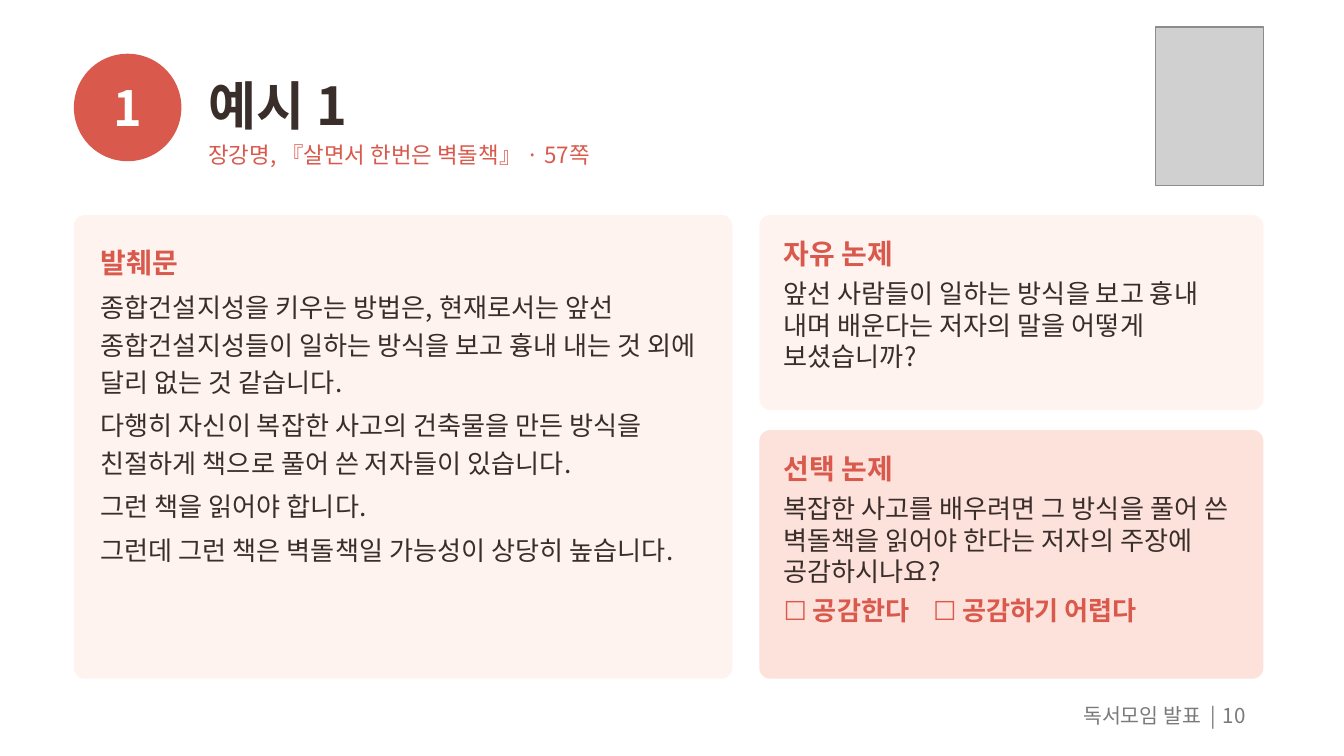
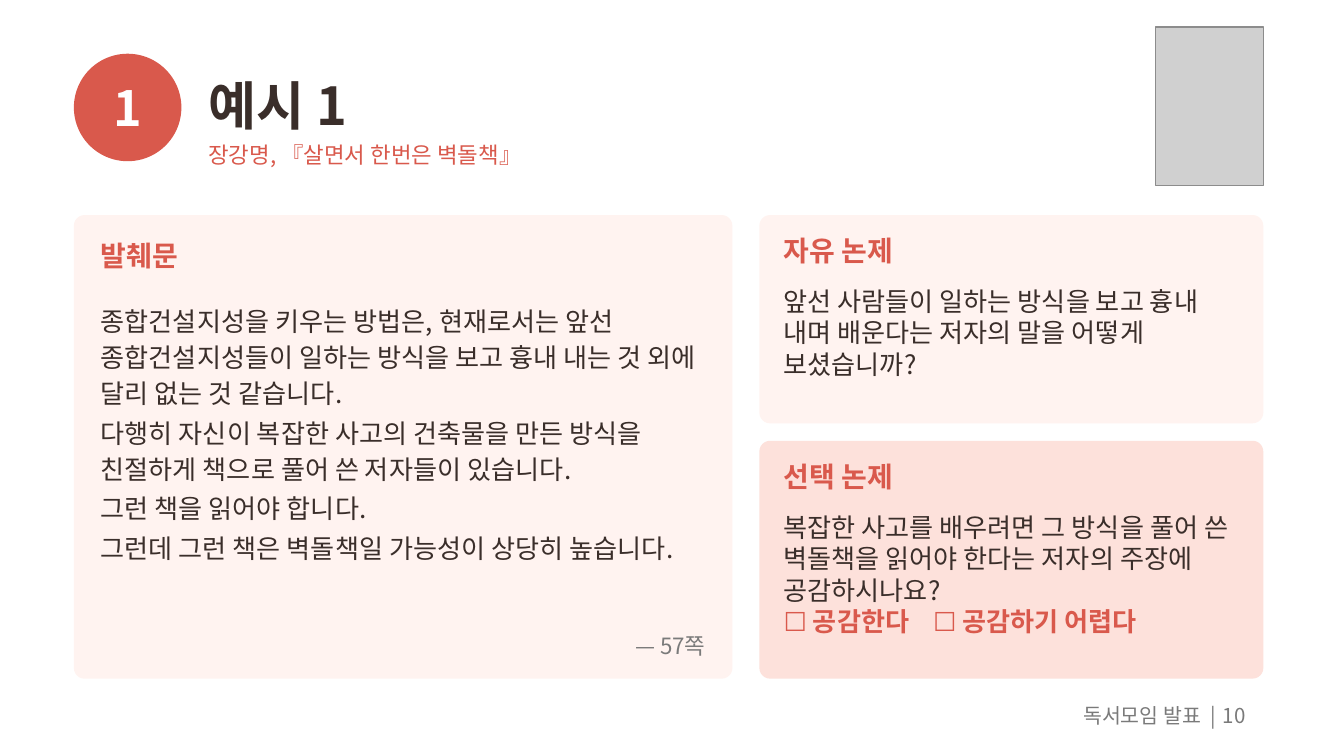
Before and after one commit to outis-books/bookclub, a slide deck: slide 10 of question-reading/question-reading.pptx. Drawn at 1344x756 pixels with LibreOffice and Linux fonts; fonts in the diff are those of the drawing; grey boxes stand for pictures. Boxes give left, top, right and bottom in pixels: in the first picture for what was removed or moved away, otherwise in the second. Text is boxed around its words. In the diff, an @@ line names an element or a change of style, - is before the commit and + after.

```diff
--- a/question-reading/question-reading.pptx
+++ b/question-reading/question-reading.pptx
@@ text at bbox=[208, 144, 521, 167]: text changed @@
-장강명, 『살면서 한번은 벽돌책』 · 57쪽
+장강명, 『살면서 한번은 벽돌책』
@@ text "발췌문" at bbox=[101, 242, 695, 560]: line spacing 1.2 to 1.15; less space between paragraphs @@
@@ rounded rectangle at bbox=[759, 215, 1263, 423]: proportions changed @@
@@ rounded rectangle: place and size @@
-rounded rectangle at bbox=[759, 215, 1263, 410]
+rounded rectangle at bbox=[759, 215, 1263, 423]
@@ text "자유 논제" at bbox=[784, 237, 1198, 376]: less space between paragraphs @@
@@ rounded rectangle: place and size @@
-rounded rectangle at bbox=[759, 430, 1263, 679]
+rounded rectangle at bbox=[759, 441, 1263, 679]
@@ rounded rectangle at bbox=[759, 441, 1263, 679]: proportions changed @@
@@ text "선택 논제": place and size @@
-text "선택 논제" at bbox=[784, 455, 1228, 623]
+text "선택 논제" at bbox=[784, 463, 1228, 634]
@@ text "선택 논제" at bbox=[784, 463, 1228, 634]: less space between paragraphs @@
@@ text added at bbox=[660, 636, 705, 656], 12 pt, text #7A7A7A @@
+— 57쪽
```
Also in this commit, not shown: 10 other slides changed, 1 slide added, 15 other files.
